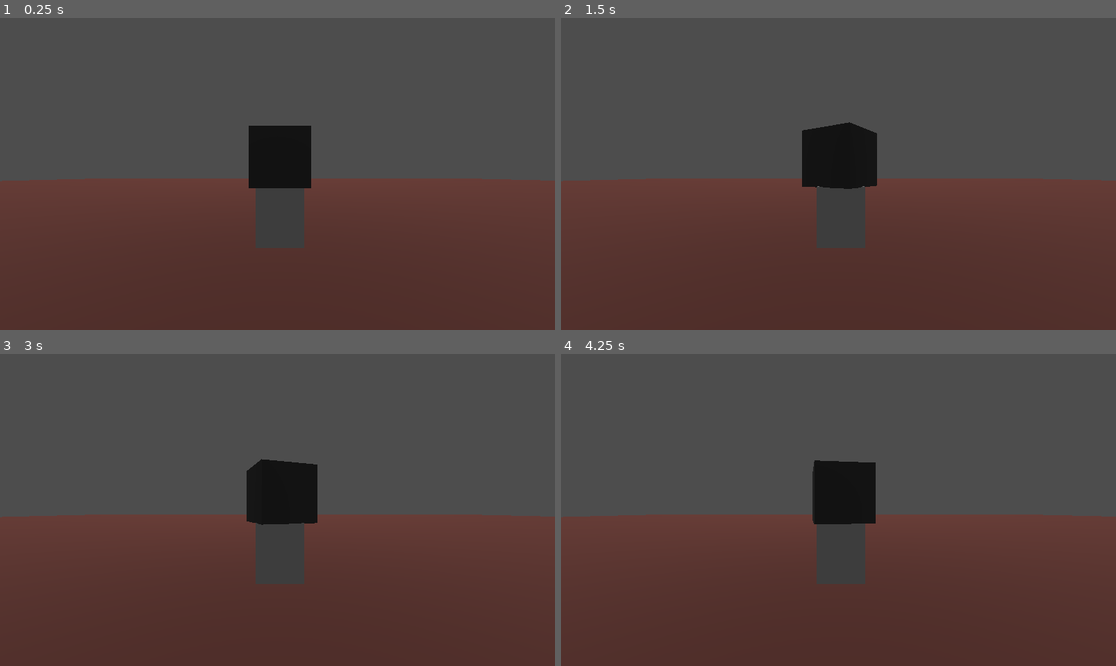
Above: before the commit, frames 1-4 (two rows, left to right).
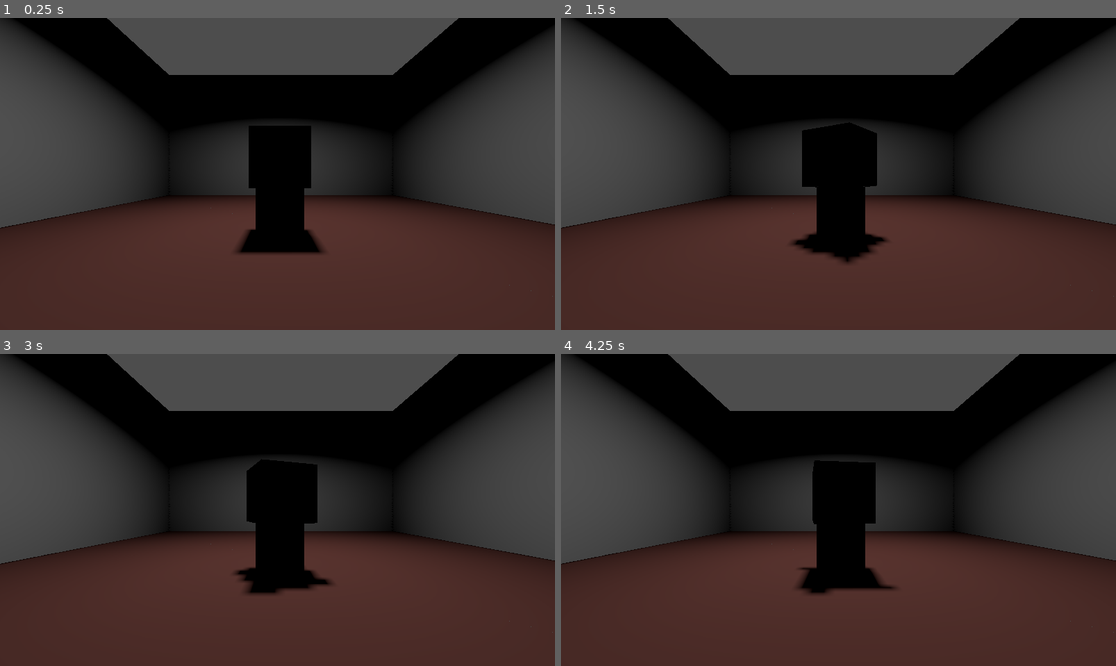
Above: after the commit, the same moments.

Repository: whitefangalive/Untitled-Safe-Game
Game: Godot game, scene res://Scenes/main_scene.tscn
Same seed, same stepped clock (60 frames per second), same inputs: the game is played once before the commit and once after it.
Inputs:
- Up to frame 1 (0.25 s): no input
- Up to frame 2 (1.5 s): tap Enter (ui_accept) at 0.5, 0.77 s
- Up to frame 3 (3 s): tap Enter (ui_accept) at 1.52, 2.75 s
- Up to frame 4 (4.25 s): tap Enter (ui_accept) at 3.02, 3.77 s

The runs differ from the first frame. In frame 1, 42% of the frame differs, in the area x 0-100%, y 0-90%; in frame 2, 42%; in frame 3, 42%; in frame 4, 42%.

Commit message:
Add lights

Diff:
--- a/Scenes/main_scene.tscn
+++ b/Scenes/main_scene.tscn
@@ -22,11 +22,30 @@
 size = Vector3(0.8, 1.268, 0.8)
 material = SubResource("StandardMaterial3D_6eaj5")
 
+[node name="CSGBox3D5" type="CSGBox3D" parent="CSGCombiner3D"]
+transform = Transform3D(1, 0, 0, 0, 1, 0, 0, 0, 1, -0.160181, 3.83963, -8.68376)
+size = Vector3(14.6333, 7.30377, 1.22535)
+
+[node name="CSGBox3D4" type="CSGBox3D" parent="CSGCombiner3D"]
+transform = Transform3D(1, 0, 0, 0, 1, 0, 0, 0, 1, 7.17322, 3.92495, -1.32452)
+size = Vector3(1, 7.13782, 14.7925)
+
+[node name="CSGBox3D3" type="CSGBox3D" parent="CSGCombiner3D"]
+transform = Transform3D(1, 0, 0, 0, 1, 0, 0, 0, 1, -6.85958, 3.92875, -0.662261)
+size = Vector3(1, 7.13782, 14.7925)
+
 [node name="Camera3D" type="Camera3D" parent="."]
 transform = Transform3D(1, 0, 0, 0, 1, 0, 0, 0, 1, -0.0399429, 1.72385, 3.75478)
 
 [node name="Safe" parent="." instance=ExtResource("1_ov6bs")]
 transform = Transform3D(1, 0, 0, 0, 1, 0, 0, 0, 1, 0, 2, 0)
 
-[node name="DirectionalLight3D" type="DirectionalLight3D" parent="."]
-transform = Transform3D(1, 0, 0, 0, 0.45354, 0.891236, 0, -0.891236, 0.45354, 0, 6.28251, 3.42078)
+[node name="SpotLight3D" type="SpotLight3D" parent="."]
+transform = Transform3D(1, 0, 0, 0, 0.00825534, 0.999966, 0, -0.999966, 0.00825534, 0, 7.49726, 0)
+light_energy = 7.548
+light_indirect_energy = 4.938
+light_volumetric_fog_energy = 3.092
+light_size = 2.315
+shadow_enabled = true
+spot_range = 13.4812
+spot_angle = 72.5246
